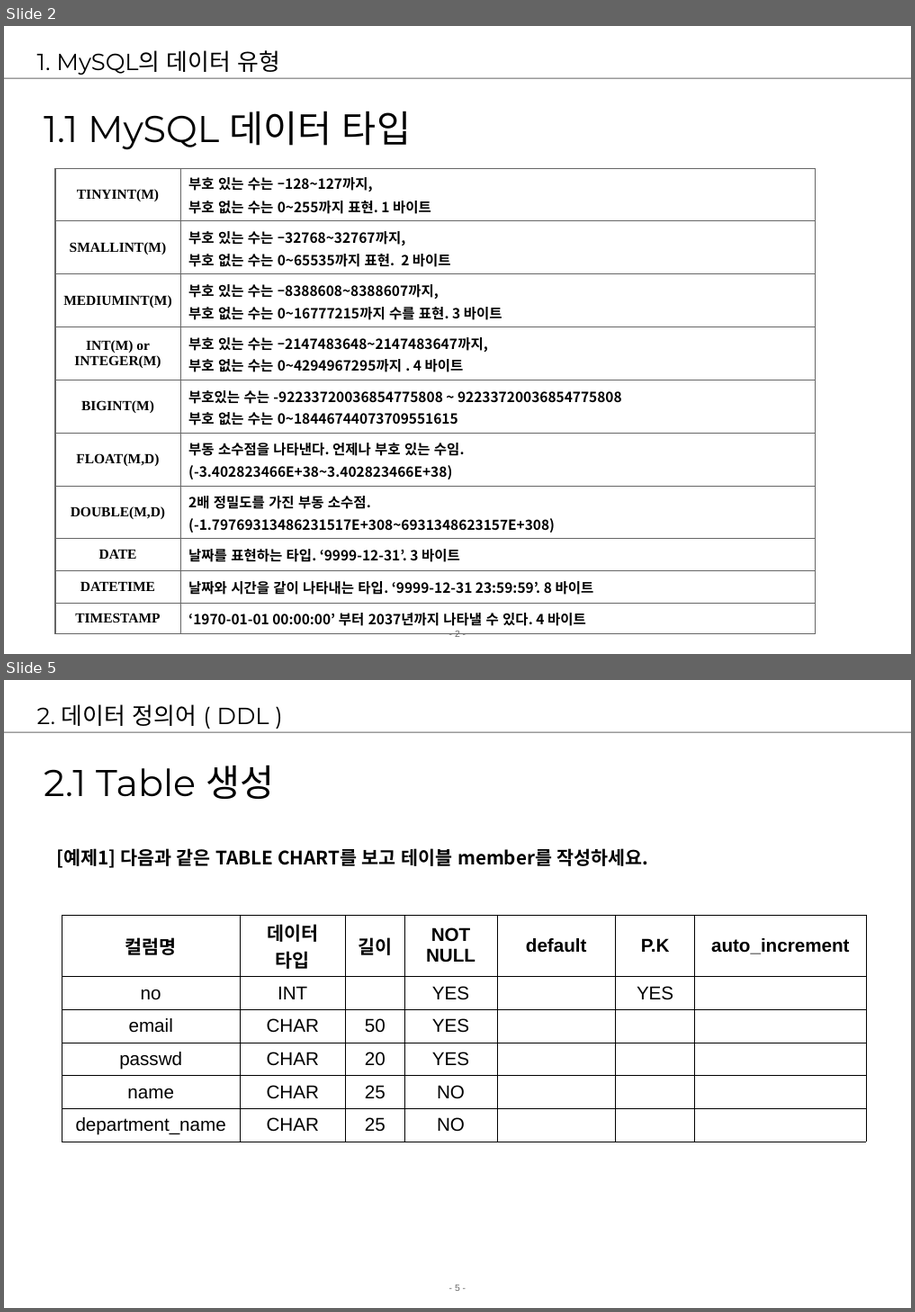
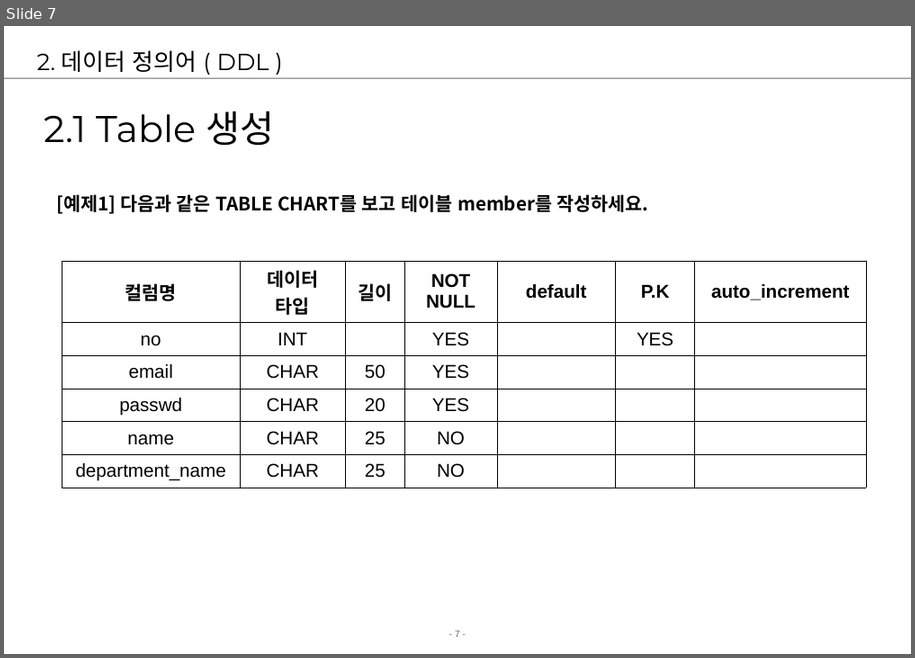
Before and after one commit to jungeunlee95/cafe24-TIL, a slide deck: 2 강의자료/02.강의/5. postgresql/postgresql3-DDLDML.ppt. Shown one above the other, each under a label of ours: slides 2 and 5 before the commit, slide 7 after it; the slides between them are not shown. The pictures are 915x1312 and 915x658 pixels, drawn with LibreOffice and Linux fonts; fonts in the diff are those of the drawing; background and template pictures are left out. Boxes give left, top, right and bottom in pixels: in the first picture for what was removed or moved away, otherwise in the second. Text is boxed around its words. In the diff, an @@ line names an element or a change of style, - is before the commit and + after.

```diff
--- a/2 강의자료/02.강의/5. postgresql/postgresql3-DDLDML.ppt
+++ b/2 강의자료/02.강의/5. postgresql/postgresql3-DDLDML.ppt
@@ slide 2 removed at [4,26,911,654], background #FFFFFF; not listed: 2 template elements that a slide beside it also shows @@
@@ title removed at [37,50,280,75] @@
-1. MySQL의 데이터 유형
@@ text removed at [44,111,411,150] @@
-1.1 MySQL 데이터 타입
@@ table removed at [55,168,814,630], 10 rows, 2 columns @@
-TINYINT(M) | 부호 있는 수는 –128~127까지, / 부호 없는 수는 0~255까지 표현. 1 바이트
-SMALLINT(M) | 부호 있는 수는 –32768~32767까지, / 부호 없는 수는 0~65535까지 표현. 2 바이트
-MEDIUMINT(M) | 부호 있는 수는 –8388608~8388607까지, / 부호 없는 수는 0~16777215까지 수를 표현. 3 바이트
-INT(M) or INTEGER(M) | 부호 있는 수는 –2147483648~2147483647까지, / 부호 없는 수는 0~4294967295까지 . 4 바이트
-BIGINT(M) | 부호있는 수는 -92233720036854775808 ~ 92233720036854775808 / 부호 없는 수는 0~18446744073709551615
-FLOAT(M,D) | 부동 소수점을 나타낸다. 언제나 부호 있는 수임. (-3.402823466E+38~3.402823466E+38)
-DOUBLE(M,D) | 2배 정밀도를 가진 부동 소수점. (-1.79769313486231517E+308~6931348623157E+308)
-DATE | 날짜를 표현하는 타입. ‘9999-12-31’. 3 바이트
-DATETIME | 날짜와 시간을 같이 나타내는 타입. ‘9999-12-31 23:59:59’. 8 바이트
-TIMESTAMP | ‘1970-01-01 00:00:00’ 부터 2037년까지 나타낼 수 있다. 4 바이트
@@ what was slide 5 is now slide 7 @@
@@ page number at [455,631,460,637]: text changed @@
-- 5 -
+- 7 -
```
Also in this commit, not shown: 1 slide changed, 4 slides added, 1 other slide removed, 35 other files.
